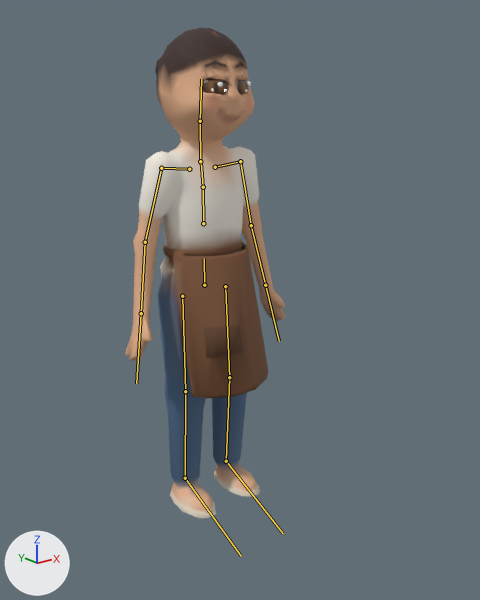
The glTF model assets/models/nguoi/may.glb, before and after one commit.
Camera for both pictures: a 50 mm lens placed at (-1.233, -1.727, 1.387), pointed at (0.006, -0.179, 0.768). The axes (+X, +Y, +Z) are drawn at lower left. The lights are the same throughout. The picture after the commit comes second. The bones that bend it are drawn over the model as lines.

Names of what the first picture shows: 'Nguoi_may'.
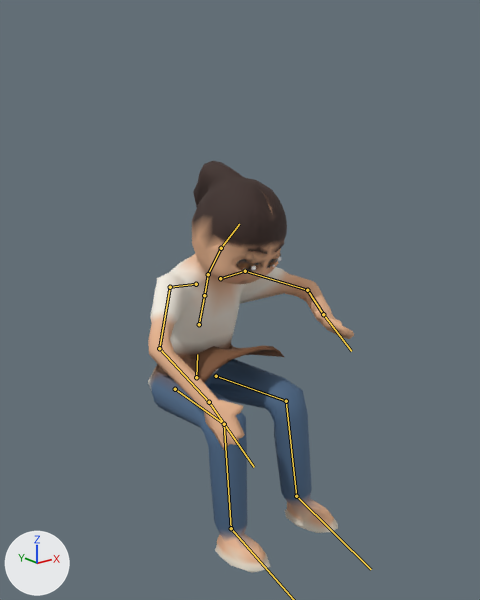
The newer file adds an action. The first version stands in its rest pose; the second is drawn at frame 38 of the action 'tha_gio'.

Where the change shows, as pixel boxes [x1, y1, x2, y2] in the pictures (480 x 600 px):
'Nguoi_may', posed (29% wider, 16% shorter): before [125, 27, 285, 519]; after [148, 161, 354, 573]
bone 'hips', root to tip: before (204, 285) to (204, 258); after (196, 377) to (197, 354)
bone 'spine', root to tip: before (203, 223) to (203, 187); after (199, 324) to (204, 295)
bone 'chest', root to tip: before (203, 187) to (201, 162); after (204, 295) to (208, 275)
bone 'upperarm.L', root to tip: before (240, 161) to (251, 225); after (245, 271) to (307, 290)
bone 'forearm.L', root to tip: before (251, 225) to (265, 285); after (307, 290) to (323, 314)
bone 'hand.L', root to tip: before (265, 285) to (279, 341); after (323, 314) to (351, 351)
bone 'upperarm.R', root to tip: before (161, 168) to (145, 242); after (170, 287) to (159, 348)
bone 'forearm.R', root to tip: before (145, 242) to (141, 313); after (159, 348) to (209, 402)
bone 'hand.R', root to tip: before (141, 313) to (136, 383); after (209, 402) to (254, 467)
bone 'neck', root to tip: before (200, 161) to (200, 121); after (208, 274) to (221, 248)
bone 'head', root to tip: before (200, 121) to (201, 79); after (221, 248) to (239, 224)
bone 'thigh.L', root to tip: before (225, 286) to (229, 377); after (216, 376) to (286, 401)
bone 'shin.L', root to tip: before (229, 377) to (226, 461); after (286, 401) to (296, 496)
bone 'foot.L', root to tip: before (226, 461) to (283, 533); after (296, 496) to (371, 569)
bone 'thigh.R', root to tip: before (182, 296) to (185, 391); after (175, 389) to (224, 424)
bone 'shin.R', root to tip: before (185, 391) to (185, 478); after (224, 424) to (231, 528)

What the commit changed:
Bone 'hips' (bone_hips) moves from (0.0, 0.0, 0.0) to (0.0, -0.353, -0.059).
Bone 'hips' (bone_hips) turns from (0, 0, 0) to (6, 0, 0) degrees about its own x, y and z.
Bone 'spine' (bone_spine) turns from (0, 0, 0) to (11, 0, 0) degrees about its own x, y and z.
Bone 'chest' (bone_chest) turns from (0, 0, 0) to (7, 0, 0) degrees about its own x, y and z.
Bone 'upperarm.L' (bone_upperarm_l) turns from (0, 0, 0) to (-80, -28, -38) degrees about its own x, y and z.
Bone 'forearm.L' (bone_forearm_l) turns from (0, 0, 0) to (-39, 5, 24) degrees about its own x, y and z.
Bone 'hand.L' (bone_hand_l) turns from (0, 0, 0) to (8, 0, 0) degrees about its own x, y and z.
Bone 'upperarm.R' (bone_upperarm_r) turns from (0, 0, 0) to (-56, 17, 27) degrees about its own x, y and z.
Bone 'forearm.R' (bone_forearm_r) turns from (0, 0, 0) to (-23, -9, -27) degrees about its own x, y and z.
Bone 'hand.R' (bone_hand_r) turns from (0, 0, 0) to (8, 0, 0) degrees about its own x, y and z.
Bone 'neck' (bone_neck) turns from (0, 0, 0) to (10, 1, 0) degrees about its own x, y and z.
Bone 'head' (bone_head) turns from (0, 0, 0) to (4, 2, -3) degrees about its own x, y and z.
Bone 'thigh.L' (bone_thigh_l) turns from (0, 0, 0) to (-96, -8, -7) degrees about its own x, y and z.
Bone 'shin.L' (bone_shin_l) turns from (0, 0, 0) to (78, -6, 7) degrees about its own x, y and z.
Bone 'foot.L' (bone_foot_l) turns from (0, 0, 0) to (-3, 0, 0) degrees about its own x, y and z.
Bone 'thigh.R' (bone_thigh_r) turns from (0, 0, 0) to (-96, 8, 7) degrees about its own x, y and z.
Bone 'shin.R' (bone_shin_r) turns from (0, 0, 0) to (78, 6, -7) degrees about its own x, y and z.
Bone 'foot.R' (bone_foot_r) turns from (0, 0, 0) to (-3, 0, 0) degrees about its own x, y and z.
